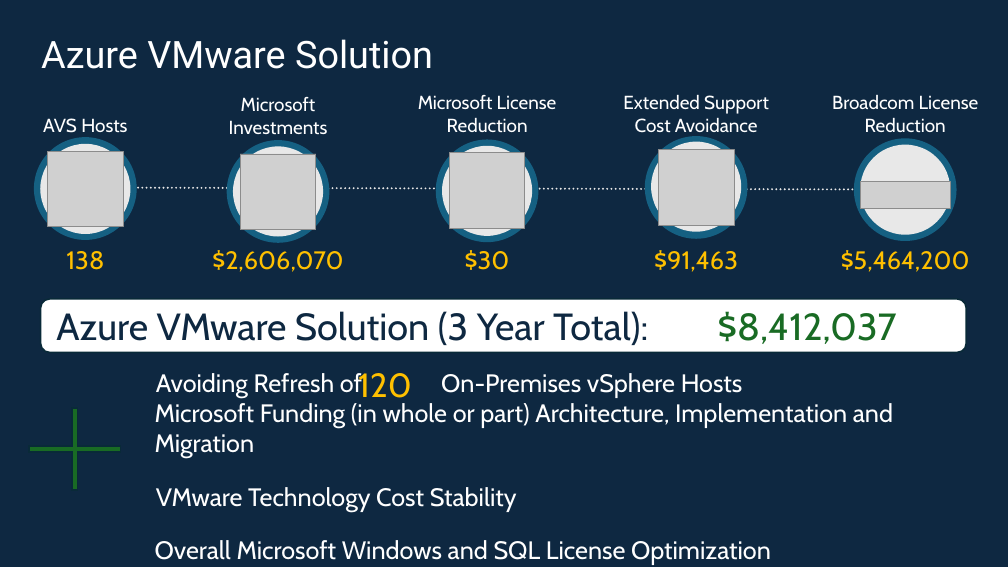
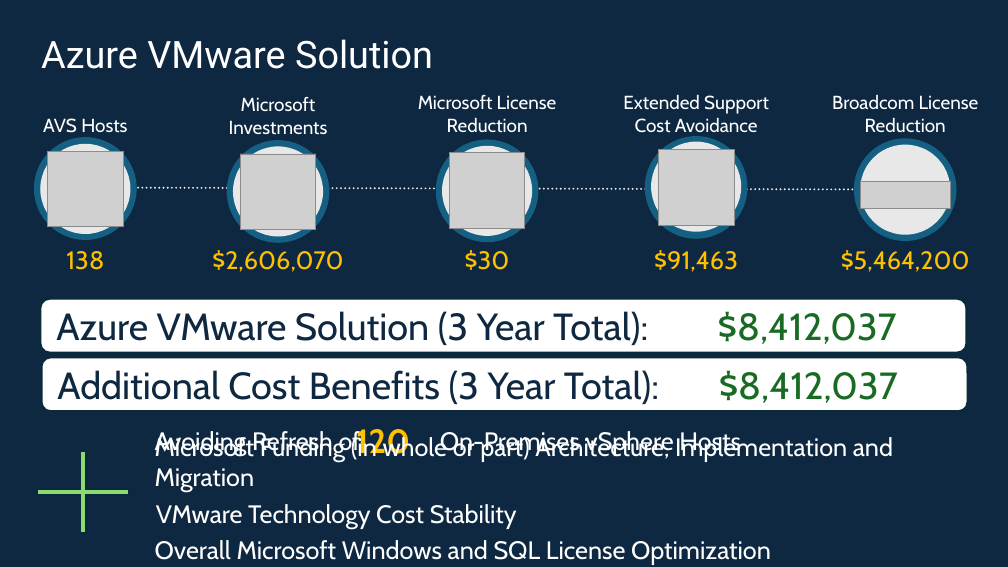
Before and after one commit to Trevor-Davis/Azure-VMware-Solution, a slide deck: slide 3 of AVS-Sizer/AVSDemandGen-Template.pptm. Drawn at 1008x567 pixels with LibreOffice and Linux fonts; fonts in the diff are those of the drawing; grey boxes stand for pictures. Boxes give left, top, right and bottom in pixels: in the first picture for what was removed or moved away, otherwise in the second. Text is boxed around its words. In the diff, an @@ line names an element or a change of style, - is before the commit and + after.

```diff
--- a/AVS-Sizer/AVSDemandGen-Template.pptm
+++ b/AVS-Sizer/AVSDemandGen-Template.pptm
@@ rounded rectangle added at (42, 358, 967, 411), fill #FFFFFF, outline #092A39 1.5 pt @@
@@ text added at (57, 370, 659, 404), 36 pt, text #0E2841 @@
+Additional Cost Benefits (3 Year Total):
@@ text added at (719, 370, 898, 403), 36 pt, text #196B24 @@
+$8,412,037
@@ plus sign: place and size @@
-plus sign at (13, 393, 137, 505)
+plus sign at (21, 436, 145, 548)
@@ plus sign at (21, 436, 145, 548): fill #196B24 to #8ED973 @@
@@ text "Microsoft Funding (in whole or ...": place and size @@
-text "Microsoft Funding (in whole or ..." at (155, 403, 893, 458)
+text "Microsoft Funding (in whole or ..." at (155, 435, 893, 492)
@@ text "Avoiding Refresh of On-Premises vSphere ..." rewrapped from (156, 373, 743, 398) to (155, 431, 580, 456) @@
@@ text "120": place and size @@
-text "120" at (358, 373, 412, 405)
+text "120" at (356, 429, 410, 460)
@@ text "120" at (356, 429, 410, 460): bold on @@
@@ text "VMware Technology Cost Stability": place and size @@
-text "VMware Technology Cost Stability" at (156, 487, 517, 512)
+text "VMware Technology Cost Stability" at (156, 504, 517, 529)
```
Also in this commit, not shown: 4 other files.
